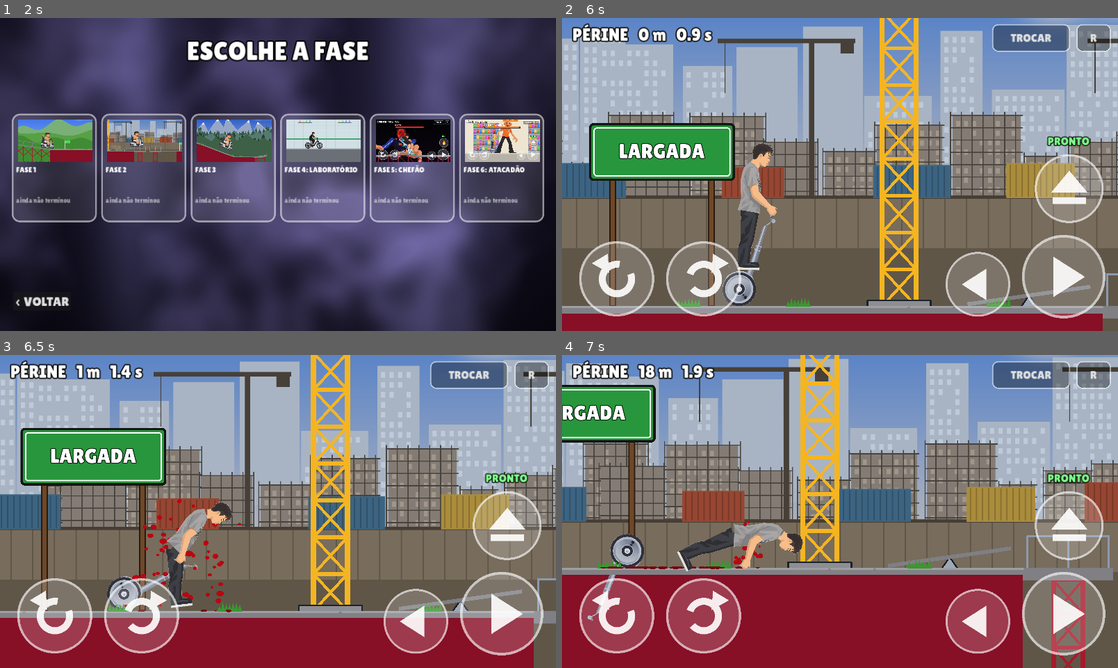
Above: before the commit, frames 1-4 (two rows, left to right).
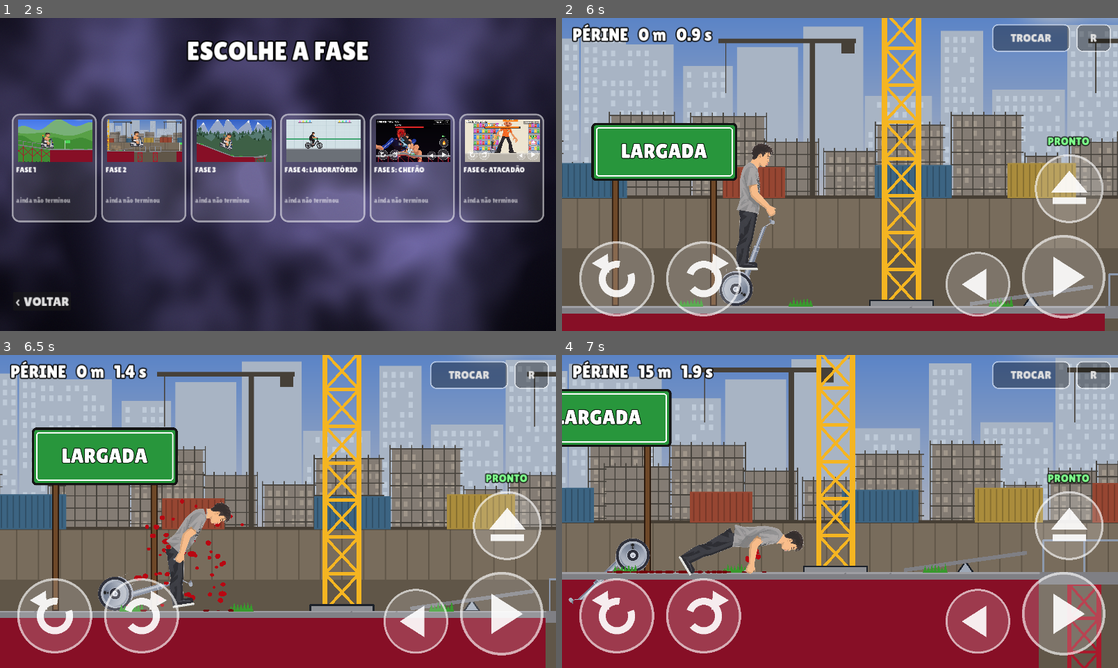
Above: after the commit, the same moments.

Repository: site-oficial-br-y/variant.agencia
Game: Godot game, scene res://levels/Abertura.tscn
Two runs of this game, one before a commit and one after it. Both use one fixed random seed, a clock stepped at 60 frames per second and the inputs below.
Inputs (mouse positions are in pixels of both pictures, inside the frame that each line leads up to):
- Up to frame 1 (2 s): tap Enter at 0.5 s; move the mouse to (400, 158) at 0.52 s; hold D 0.53-1.25 s; tap C (bomba) at 0.6 s; click (400, 158) at 0.67 s; click (511, 290) at 1.25 s
- Up to frame 2 (6 s): click "FASE 1" at 2 s; click "R" at 2.75 s; click "TROCAR" at 3.5 s; click (1073, 290) at 4.25 s; click "FASE 2" at 5 s; move the mouse to (728, 190) at 5.77 s; hold Left (brake) from 5.78 s (still down); tap Space (eject) at 5.85 s
- Up to frame 3 (6.5 s): keep holding Left (brake)
- Up to frame 4 (7 s): move the mouse to (895, 442) at 6.52 s; release Left (brake) at 6.53 s; hold D from 6.53 s (still down); hold Shift (especial) from 6.53 s (still down)

Frame 1 is identical in both runs. In frame 2, 9.1% of the frame differs, in the area x 0-100%, y 0-100%; in frame 3, 17%; in frame 4, 25%.

Commit message:
Périne e Erick com controle preciso (para firme, vira na hora; Erick balança menos)
Co-Authored-By: Claude Opus 5.5 <noreply@anthropic.com>
Claude-Session: https://claude.ai/code/session_014hX2KsBke7Sq6MsZDXhCCQ

Diff:
--- a/jogo-godot/actors/Player.gd
+++ b/jogo-godot/actors/Player.gd
@@ -983,9 +983,9 @@
 	var dir := Input.get_axis("brake", "accelerate")
 	var rapido := 2.6 if _rapido_t > 0.0 else 1.0
 	var preciso: bool = ch.get("preciso", false)
-	if preciso and dir == 0.0 and _dash_t <= 0.0 and _no_chao():   # Vini: soltou, para firme (menos no meio do dash)
+	if preciso and dir == 0.0 and _dash_t <= 0.0 and _no_chao():   # Vini, Périne, Erick: soltou, para firme (menos no meio do dash)
 		for rb in [chassi] + rodas:
-			(rb as RigidBody2D).linear_velocity.x = lerpf((rb as RigidBody2D).linear_velocity.x, 0.0, 0.06)
+			(rb as RigidBody2D).linear_velocity.x = lerpf((rb as RigidBody2D).linear_velocity.x, 0.0, 0.035 if ch.get("monociclo", false) else 0.06)
 	if dir != 0.0 and chassi.linear_velocity.length() < ch["vmax"] * velocidade * rapido:
 		var forca := massa_total * aceleracao * (0.8 if _sem_perna() else 1.0) * rapido * (1.5 if preciso else 1.0)   # sem perna, pedala/empurra pior
 		if preciso and signf(chassi.linear_velocity.x) != signf(dir):
@@ -1000,7 +1000,7 @@
 	var lean := Input.get_axis("lean_back", "lean_fwd")
 	if mono:        # meio estável: tomba devagar e balança sozinho; o jogador corrige com os botões
 		_balanco_mono += delta_fisica * (0.9 + 0.4 * sin(_balanco_mono * 0.37))
-		var empurrao := sin(_balanco_mono * 1.3) * mono_balanco                # desequilíbrio que pede correção
+		var empurrao := sin(_balanco_mono * 1.3) * mono_balanco * (0.5 if ch.get("preciso", false) else 1.0)   # desequilíbrio que pede correção
 		chassi.apply_torque(inercia_chassi * (lean * equilibrio_mono * (0.6 if _sem_perna() else 1.0) * (0.6 if _sem_braco() else 1.0)
 			- chassi.rotation * mono_rigidez - chassi.angular_velocity * mono_amortece + empurrao))
 	elif equilibra:   # girar muda o ângulo-alvo; o equilíbrio nunca desliga (desligar fazia tombar)
--- a/jogo-godot/assets/monociclo/parts.json
+++ b/jogo-godot/assets/monociclo/parts.json
@@ -85,7 +85,8 @@
    "y0": 640.0,
    "y1": 1098.0,
    "w": 90.0
-  }
+  },
+  "preciso": true
  },
  "corpos": {
   "cabeca": {
--- a/jogo-godot/assets/segway/parts.json
+++ b/jogo-godot/assets/segway/parts.json
@@ -92,7 +92,8 @@
    "y0": 200.0,
    "y1": 1228.0,
    "w": 100.0
-  }
+  },
+  "preciso": true
  },
  "corpos": {
   "cabeca": {
Not shown, changed: rodas/godot/index.html
Not shown, changed: rodas/godot/index.pck
